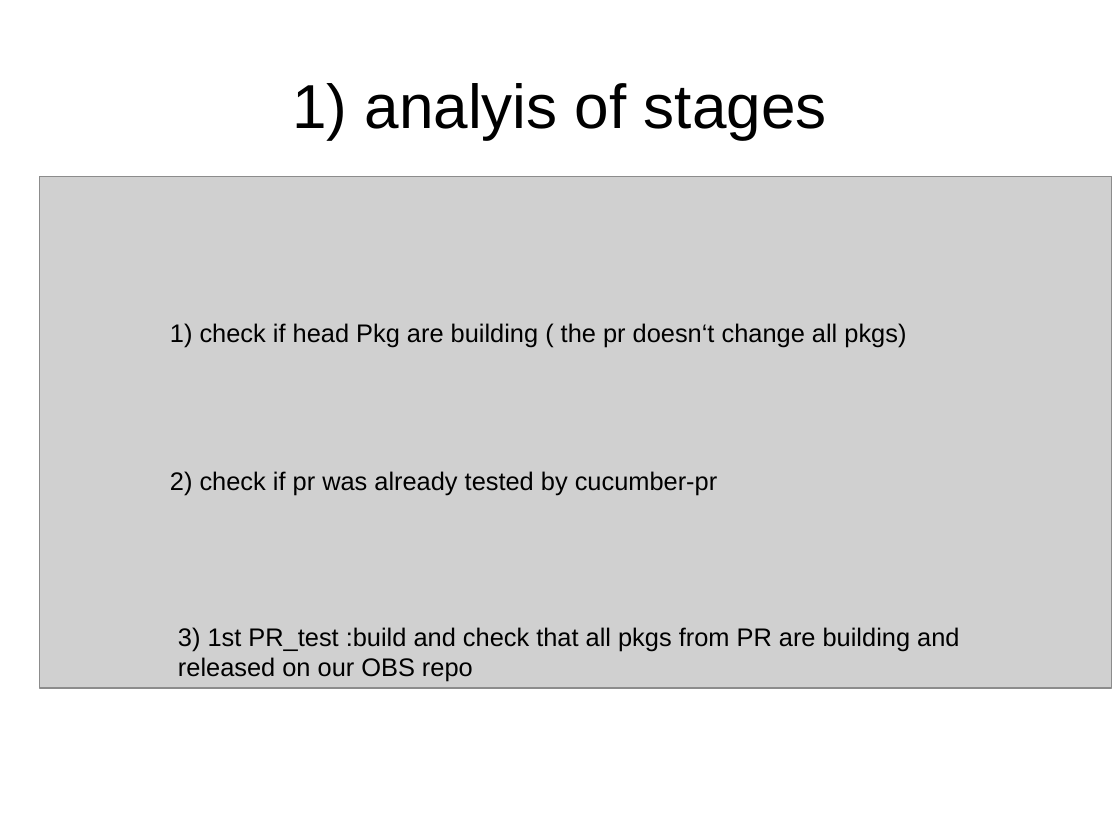
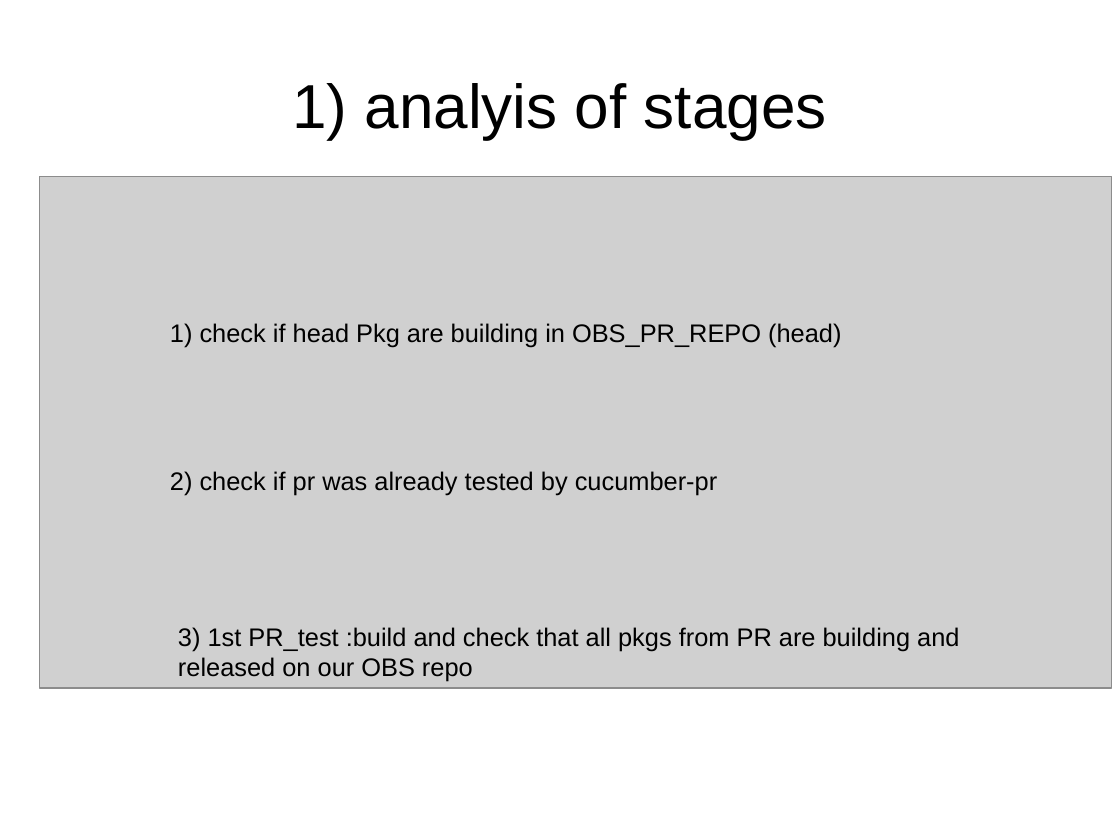
Before and after one commit to MalloZup/presentations, a slide deck: slide 17 of 2018/cucumber-prs/cucumber_onprs.odp. Drawn at 1120x840 pixels with LibreOffice and Linux fonts; fonts in the diff are those of the drawing; grey boxes stand for pictures. Boxes give left, top, right and bottom in pixels: in the first picture for what was removed or moved away, otherwise in the second. Text is boxed around its words. In the diff, an @@ line names an element or a change of style, - is before the commit and + after.

```diff
--- a/2018/cucumber-prs/cucumber_onprs.odp
+++ b/2018/cucumber-prs/cucumber_onprs.odp
@@ text at <box>170,323,841,347</box>: text changed @@
-1) check if head Pkg are building ( the pr doesn‘t change all pkgs)
+1) check if head Pkg are building in OBS_PR_REPO (head)
```
Also in this commit, not shown: 2 other slides changed, 1 slide added.
